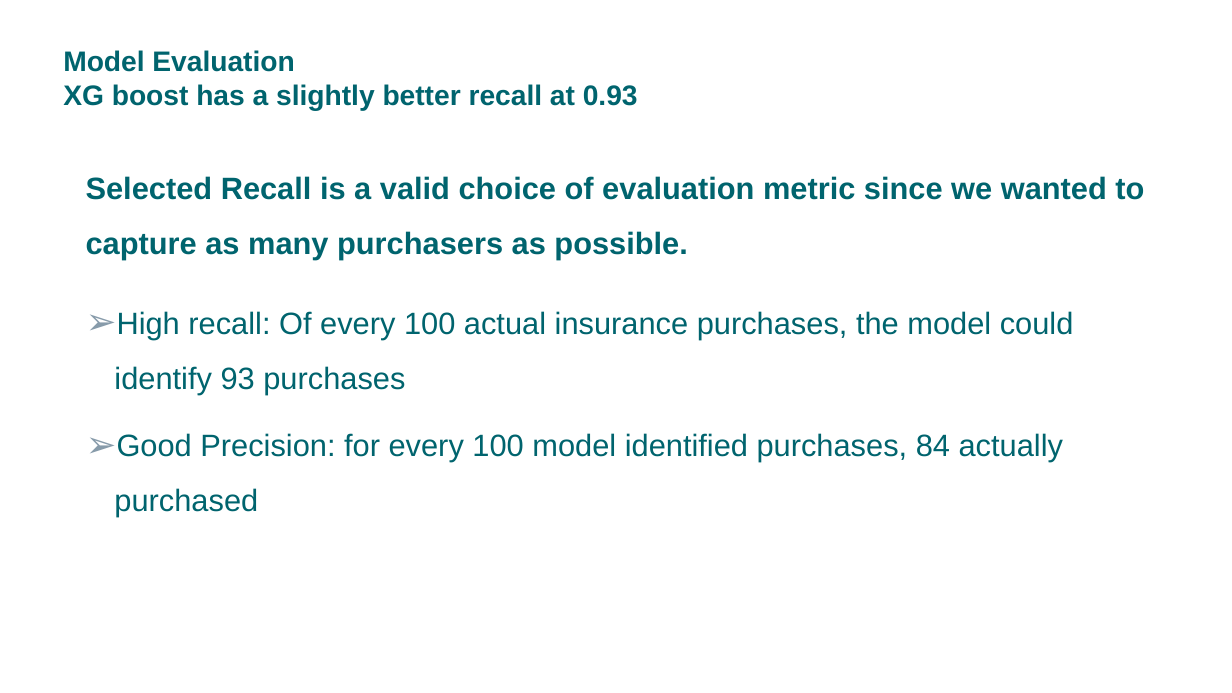
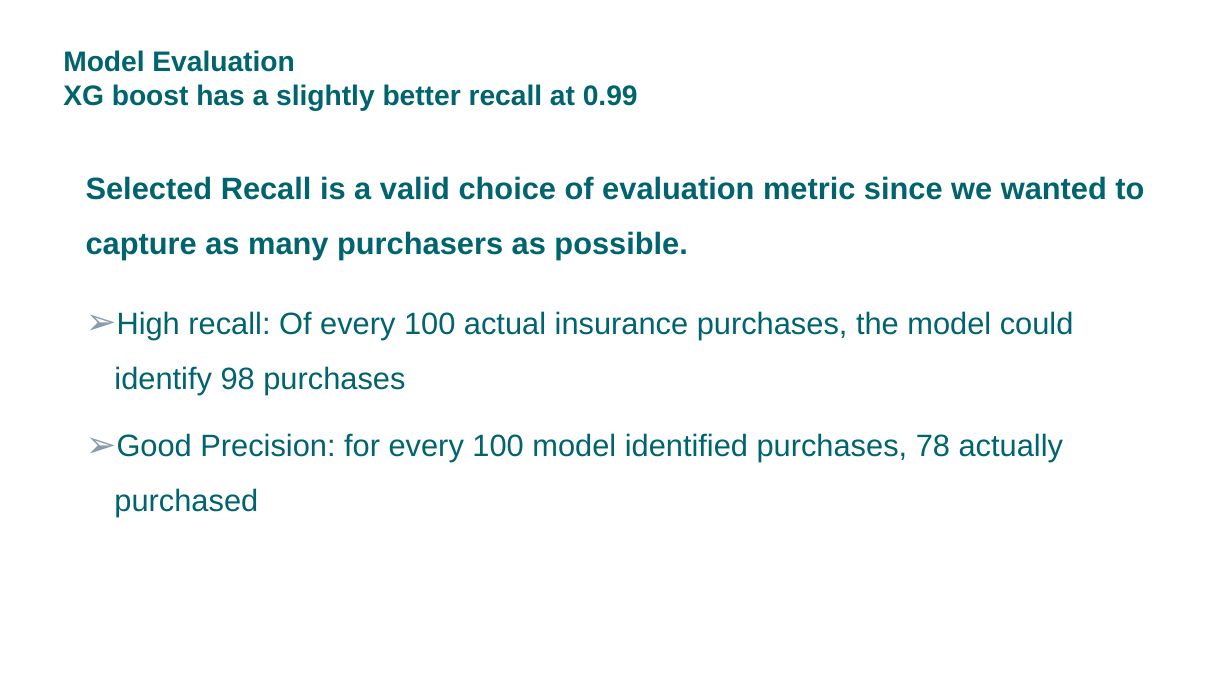
Before and after one commit to neha-balani/Assignment_Neha_Balani_23_Feb, a slide deck: slide 9 of Assignment_presentation_NB_V2.pptx. Drawn at 1232x693 pixels with LibreOffice and Linux fonts; fonts in the diff are those of the drawing. Boxes give left, top, right and bottom in pixels: in the first picture for what was removed or moved away, otherwise in the second. Text is boxed around its words. In the diff, an @@ line names an element or a change of style, - is before the commit and + after.

```diff
--- a/Assignment_presentation_NB_V2.pptx
+++ b/Assignment_presentation_NB_V2.pptx
@@ title at (63,50,638,111): text changed @@
-Model Evaluation
-XG boost has a slightly better recall at 0.93
+Model Evaluation
+XG boost has a slightly better recall at 0.99
@@ text at (114,311,1074,517): text changed @@
-➢ High recall: Of every 100 actual insurance purchases, the model could identify 93 purchases
-➢ Good Precision: for every 100 model identified purchases, 84 actually purchased
+➢ High recall: Of every 100 actual insurance purchases, the model could identify 98 purchases
+➢ Good Precision: for every 100 model identified purchases, 78 actually purchased
```
Also in this commit, not shown: 4 other slides changed.
